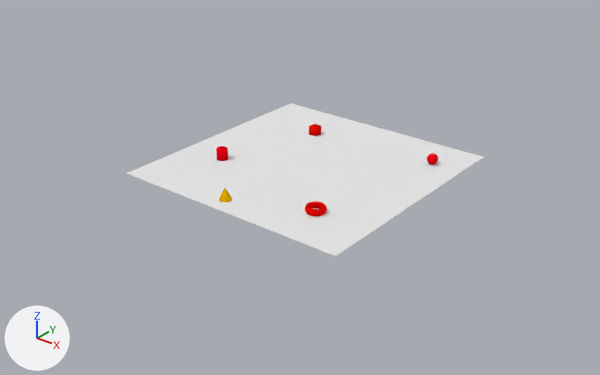
Renders of the Blender file jogotcc3.blend from each side of a commit.
Both versions are drawn from a camera (50 mm lens) standing at (353.0, -452.0, 259.0) and looking at (5.0, -17.0, -11.0). Arrows for +X, +Y and +Z are at lower left; the lights stay in place.
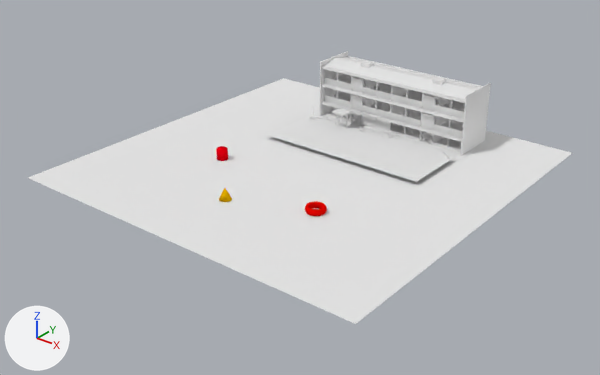
Where the change shows, as pixel boxes (x1, y1, x2, y2) in the pictures (600 x 375 px):
'Plane', rescaled (53% wider, 60% taller)
    before: (127, 103, 483, 256)
    after: (28, 78, 572, 324)
'pilar.002', added
    after: (268, 51, 491, 182)
'Cube.001', deleted
    before: (309, 124, 321, 136)
'Sphere', deleted
    before: (427, 153, 438, 164)

The change, as a diff of the scene's bpy script:
```diff
--- a/jogotcc3.blend.py
+++ b/jogotcc3.blend.py
@@ me_cube_011 @@
+me_cube_011.from_pydata(...)  # 14310 vertices, 10702 faces; spans x -296.0..162.0, y -139.0..321.0, z 0.0..2.0
@@ ob_cube_001 @@
-ob_cube_001 = bpy.data.objects.new('Cube.001', me_cube_002)
-ob_cube_001.location = (-34.0, 51.5, 3.7)
-ob_cube_001.scale = (3.54, 3.54, 3.54)
@@ ob_sphere @@
-ob_sphere = bpy.data.objects.new('Sphere', me_sphere)
-ob_sphere.location = (71.7, 59.6, 4.2)
-ob_sphere.scale = (4.16, 4.16, 4.16)
@@ ob_plane @@
 ob_plane.location = (0.0, 0.0, 0.0)
-ob_plane.scale = (96.1, 96.1, 96.1)
+ob_plane.scale = (146.0, 146.0, 146.0)
@@ ob_pilar_002 @@
+ob_pilar_002 = bpy.data.objects.new('pilar.002', me_cube_011)
+ob_pilar_002.location = (-33.6, 89.0, 3.0)
+ob_pilar_002.rotation_euler = (0.0, 0.0, 3.927)  # degrees (0, 0, 225)
+ob_pilar_002.scale = (0.41, 0.41, 20.6)
```
